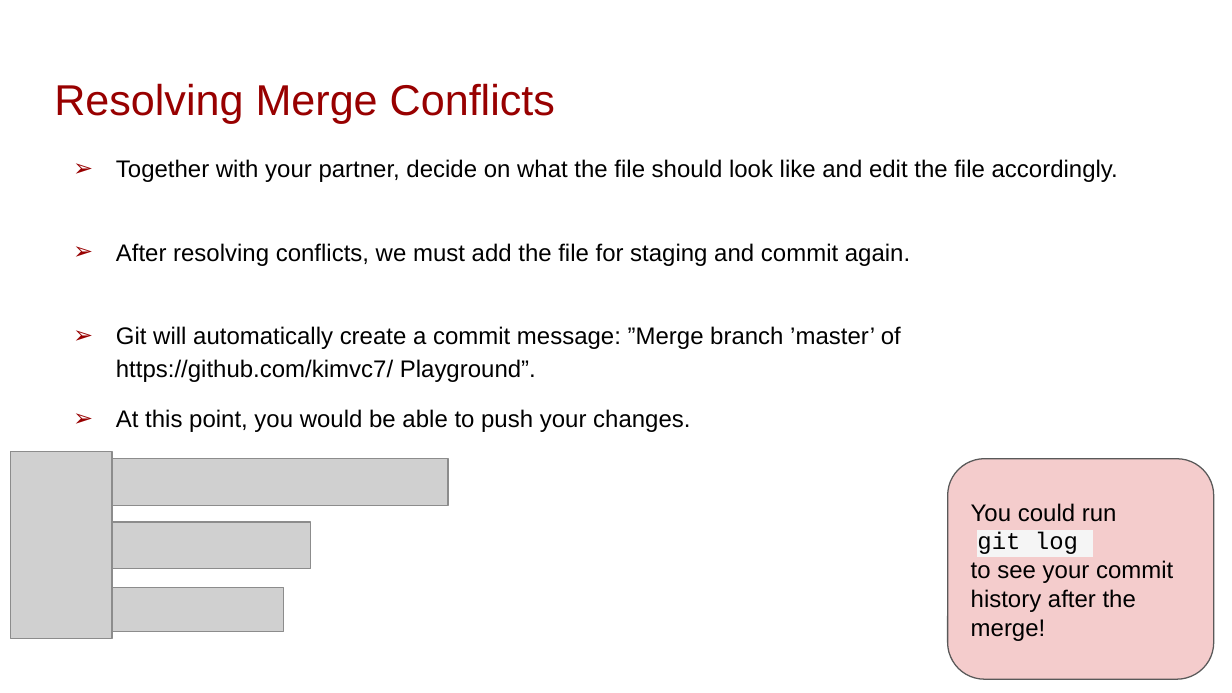
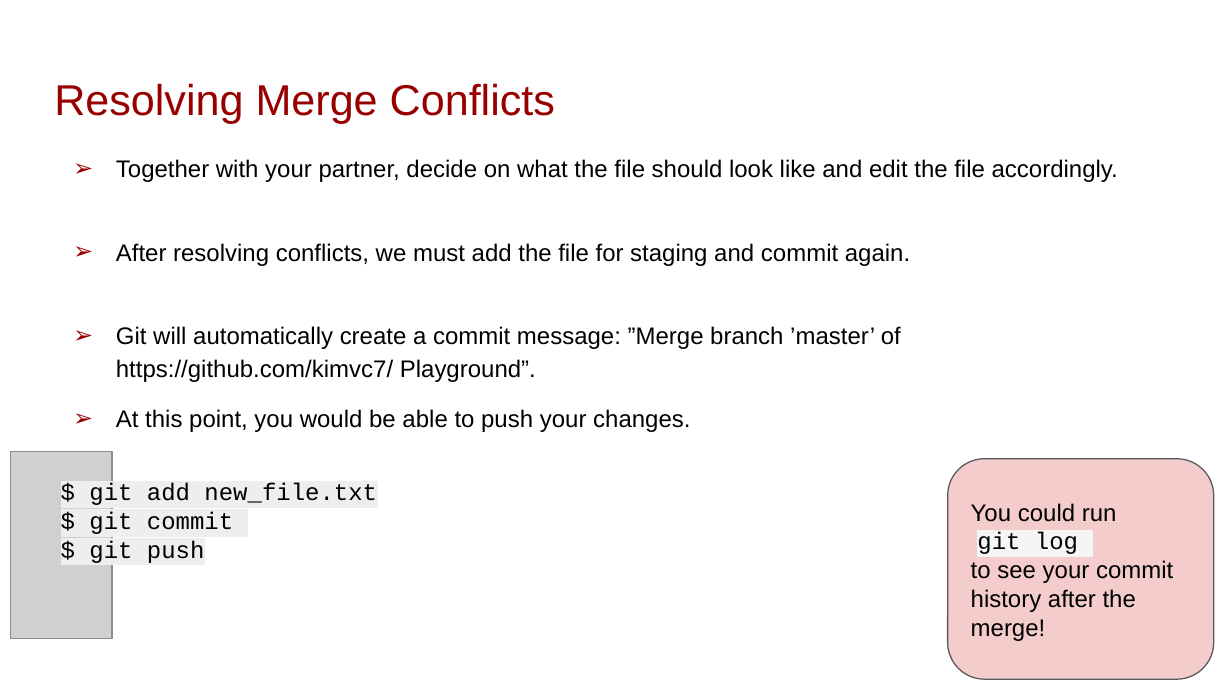
Before and after one commit to leobix/mban22_software_tools, a slide deck: slide 37 of Orientation/Session4_Git/VersionControl.pptx. Drawn at 1232x693 pixels with LibreOffice and Linux fonts; fonts in the diff are those of the drawing; grey boxes stand for pictures. Boxes give left, top, right and bottom in pixels: in the first picture for what was removed or moved away, otherwise in the second. Text is boxed around its words. In the diff, an @@ line names an element or a change of style, - is before the commit and + after.

Commit message:
Fix figures

```diff
--- a/Orientation/Session4_Git/VersionControl.pptx
+++ b/Orientation/Session4_Git/VersionControl.pptx
@@ picture removed at <box>111,458,447,505</box> @@
@@ text added at <box>89,483,377,563</box>, 14 pt, text #000000 @@
+$ git add new_file.txt
+$ git commit
+$ git push
@@ picture removed at <box>107,522,310,569</box> @@
@@ picture removed at <box>107,588,285,632</box> @@
```
Also in this commit, not shown: 10 other slides changed.
